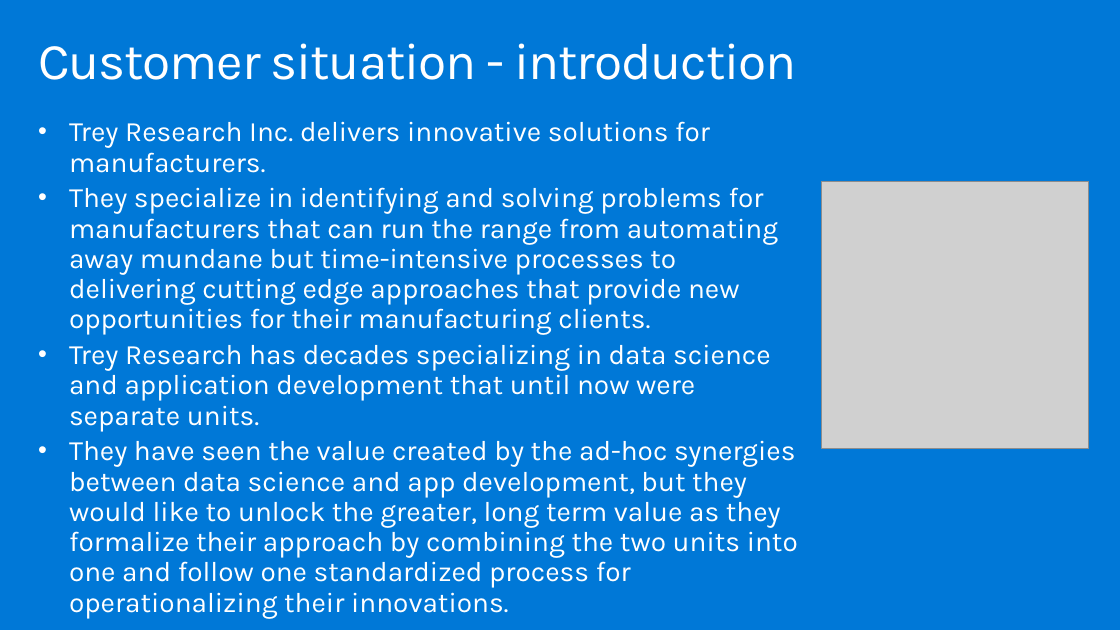
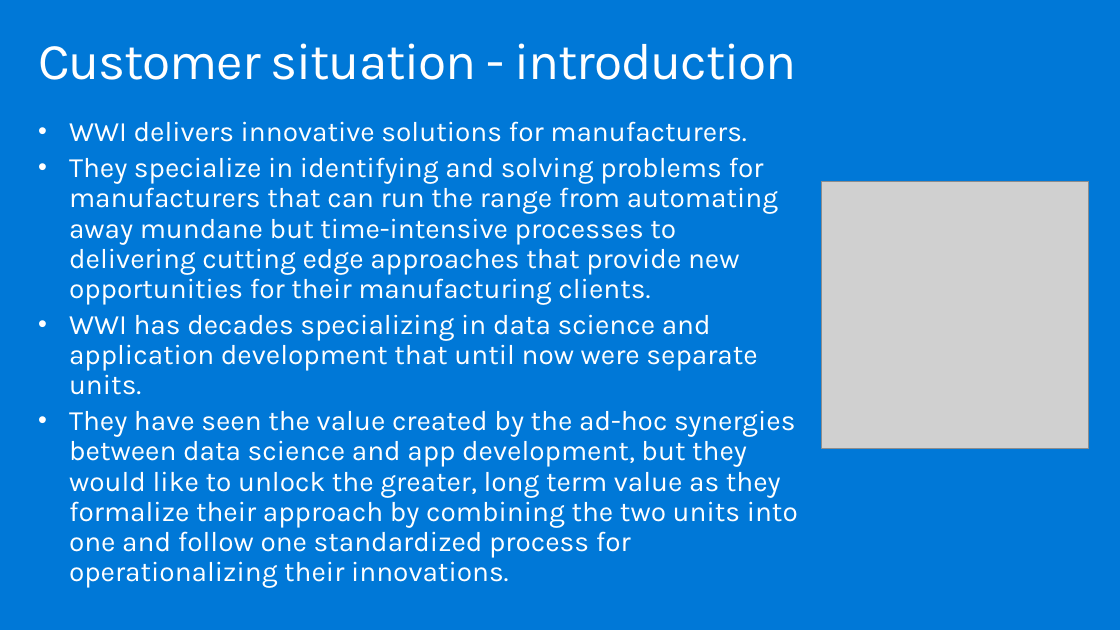
Before and after one commit to tgokal/MCW-ML-Ops, a slide deck: slide 4 of Whiteboard design session/WDS trainer presentation - MLOps.pptx. Drawn at 1120x630 pixels with LibreOffice and Linux fonts; fonts in the diff are those of the drawing; grey boxes stand for pictures. Boxes give left, top, right and bottom in pixels: in the first picture for what was removed or moved away, otherwise in the second. Text is boxed around its words. In the diff, an @@ line names an element or a change of style, - is before the commit and + after.

```diff
--- a/Whiteboard design session/WDS trainer presentation - MLOps.pptx
+++ b/Whiteboard design session/WDS trainer presentation - MLOps.pptx
@@ text at (x1=69, y1=121, x2=747, y2=142): text changed @@
-• Trey Research Inc. delivers innovative solutions for manufacturers.
+• WWI delivers innovative solutions for manufacturers.
@@ text at (x1=69, y1=314, x2=757, y2=395): text changed @@
-• Trey Research has decades specializing in data science and application development that until now were separate units.
+• WWI has decades specializing in data science and application development that until now were separate units.
```
Also in this commit, not shown: 12 other slides changed, 4 other files.
